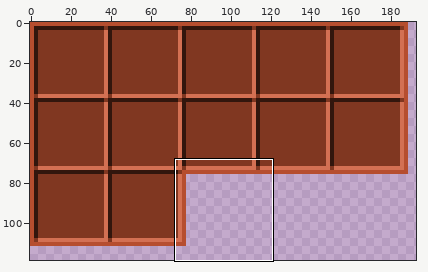
Sprite sheet -- manual/font/category/energy.png. Above: a wide view before the commit, with the close-up outlined.
Close-up. As it was:
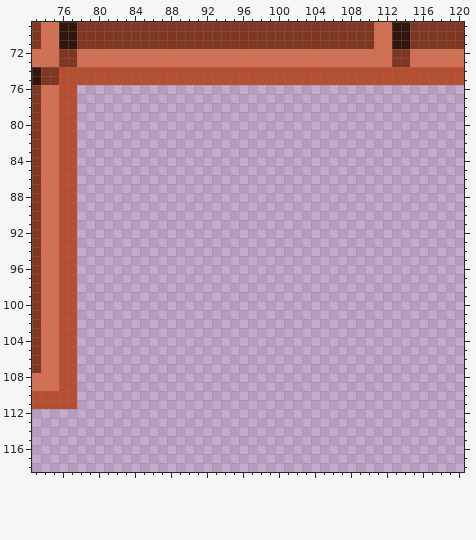
The file is 256x256 pixels. Shown: x 73..120, y 69..118. The wide view leaves out empty margins.
Once edited:
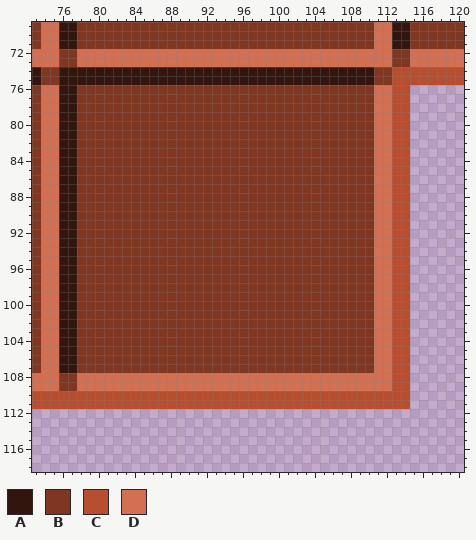
Palette (. is transparent): A #32160d  B #803721  C #b64e2f  D #d37053
The edit:
y 74..75: x 76..112 CCCCCCCCCCCCCCCCCCCCCCCCCCCCCCCCCCCCC -> AAAAAAAAAAAAAAAAAAAAAAAAAAAAAAAAAAABB
y 76..107: x 76..114 CC..................................... -> AABBBBBBBBBBBBBBBBBBBBBBBBBBBBBBBBBDDCC
y 108..109: x 76..114 CC..................................... -> BBDDDDDDDDDDDDDDDDDDDDDDDDDDDDDDDDDDDCC
y 110..111: x 78..114 ..................................... -> CCCCCCCCCCCCCCCCCCCCCCCCCCCCCCCCCCCCC
Changed places in both close-ups, as pixel boxes (x1, y1, x2, y2):
changed: (59, 67, 410, 409)
